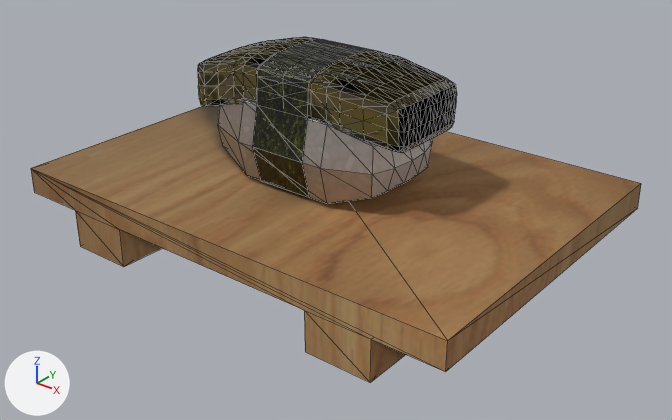
Renders of the glTF model public/images/3d/sushi_tamago.glb from each side of a commit.
One viewpoint serves both versions: a camera (50 mm lens) standing at (4.03, -4.91, 3.28) and looking at (0.21, -0.13, 0.31). The axes (+X, +Y, +Z) are drawn at lower left. The lights are the same throughout. Mesh edges are drawn as thin lines. Where no turn or scale is listed for an object, it has been applied to the vertices.

Names of what the first picture shows: 'geta.vox', 'nori', 'shari', 'tamago'.
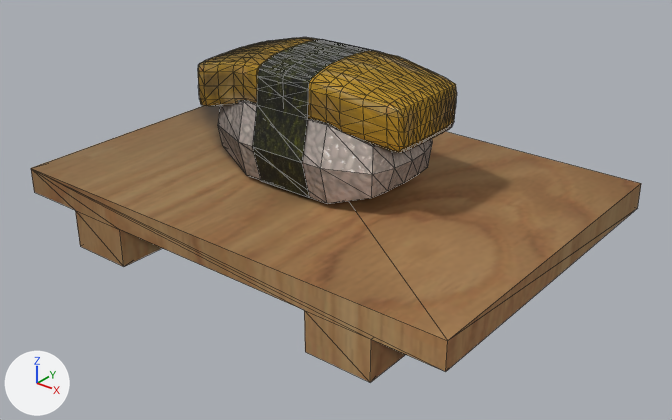
Commit message: add tamago

The change, as a list of edits to the scene's bpy script:
```text
Add img_shari_tamago:
    img_shari_tamago = load_image('shari_tamago', '_unpacked/shari_tamago', 1024, 1024, 'sRGB')
Add img_tamago2:
    img_tamago2 = load_image('tamago2', '_unpacked/tamago2', 1024, 1024, 'sRGB')
Change mat_マテリアル_001:
    where n0 = _N.new('ShaderNodeBsdfPrincipled'); n0.name = 'Principled BSDF'
    n0.inputs[2].default_value: 0.261 -> 1.0  # 'Roughness'
    where n2 = _N.new('ShaderNodeTexImage'); n2.name = 'Image Texture'
    remove n3 = _N.new('ShaderNodeNormalMap'); n3.name = 'Normal Map'
    remove n3.uv_map = 'UVMap'
    remove n4 = _N.new('ShaderNodeTexImage'); n4.name = 'Image Texture.001'
    remove n4.image = img_tamago
    n2.image: img_tamago -> img_tamago2
    remove _L.new(n3.outputs[0], n0.inputs[5])  # 'Normal' to 'Normal'
    remove _L.new(n4.outputs[0], n3.inputs[1])  # 'Color' to 'Color'
Change mat_shari:
    where n0 = _N.new('ShaderNodeBsdfPrincipled'); n0.name = 'Principled BSDF'
    n0.inputs[2].default_value: 0.4 -> 0.795  # 'Roughness'
    where n2 = _N.new('ShaderNodeTexImage'); n2.name = 'Image Texture'
    remove n3 = _N.new('ShaderNodeNormalMap'); n3.name = 'Normal Map'
    remove n3.uv_map = 'UVMap'
    remove n4 = _N.new('ShaderNodeTexImage'); n4.name = 'Image Texture.001'
    remove n4.image = img_shari
    n2.image: img_shari -> img_shari_tamago
    remove _L.new(n3.outputs[0], n0.inputs[5])  # 'Normal' to 'Normal'
    remove _L.new(n4.outputs[0], n3.inputs[1])  # 'Color' to 'Color'
```

Pixel boxes [x1, y1, x2, y2] of what changed, in the pictures (672 x 420 px):
'tamago', surface changed
    both: [198, 37, 457, 153]
'shari', surface changed
    both: [218, 101, 432, 204]
